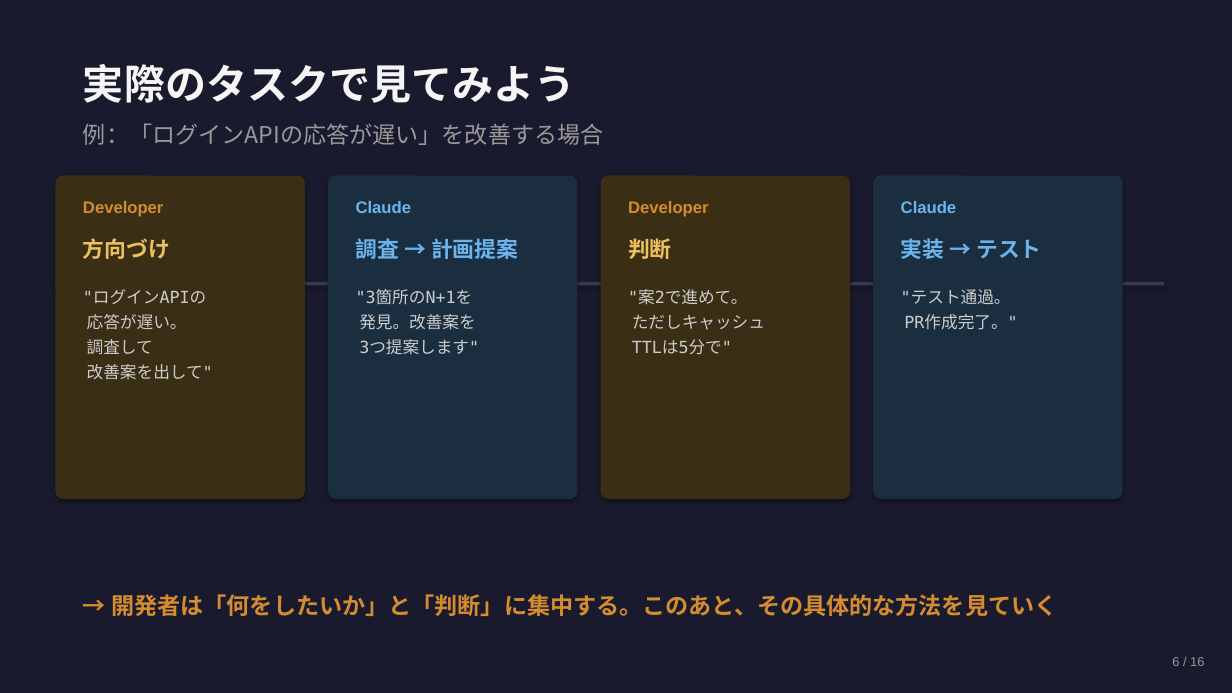
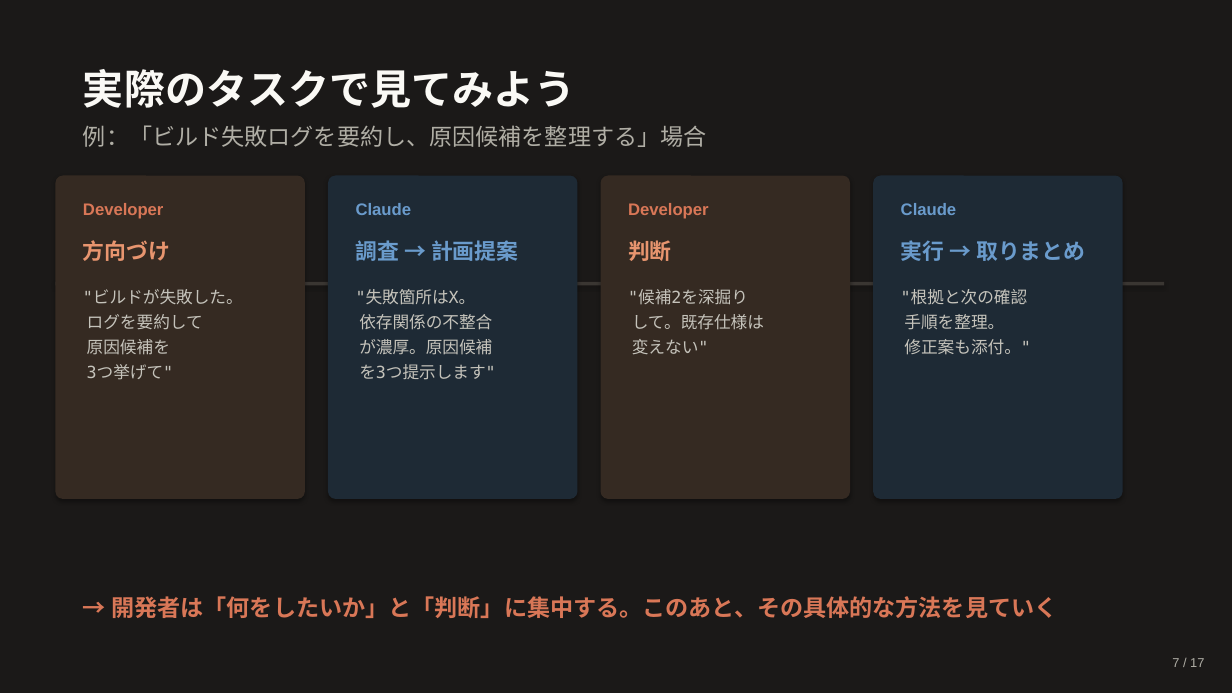
Before and after one commit to Ischca/zenn, a slide deck: slide 7 of slides/session1.pptx (slide 6 before the commit). Drawn at 1232x693 pixels with LibreOffice and Linux fonts; fonts in the diff are those of the drawing. Boxes give left, top, right and bottom in pixels: in the first picture for what was removed or moved away, otherwise in the second. Text is boxed around its words. In the diff, an @@ line names an element or a change of style, - is before the commit and + after.

```diff
--- a/slides/session1.pptx
+++ b/slides/session1.pptx
@@ background #1A1A2E to #1B1918 @@
@@ text "実際のタスクで見てみよう" at [83, 69, 576, 108]: text colour #F5F5F5 to #FAF9F5; line spacing 44.8pt to 48pt @@
@@ text at [83, 125, 707, 147]: text changed; text colour #999999 to #B0AEA5 @@
-例：「ログインAPIの応答が遅い」を改善する場合
+例：「ビルド失敗ログを要約し、原因候補を整理する」場合
@@ rounded rectangle at [55, 176, 305, 499]: fill #3A2E15 to #352A22 @@
@@ rounded rectangle at [328, 176, 578, 499]: fill #1A2E40 to #1E2A35 @@
@@ rounded rectangle at [601, 176, 850, 499]: fill #3A2E15 to #352A22 @@
@@ rounded rectangle at [873, 176, 1123, 499]: fill #1A2E40 to #1E2A35 @@
@@ text "Developer" at [83, 203, 163, 219]: text colour #D48C2E to #D97757; line spacing 18.2pt to 19.5pt @@
@@ text "Claude" at [356, 203, 412, 215]: text colour #6CB4EE to #6A9BCC; line spacing 18.2pt to 19.5pt @@
@@ text "Developer" at [628, 203, 708, 219]: text colour #D48C2E to #D97757; line spacing 18.2pt to 19.5pt @@
@@ text "Claude" at [901, 203, 957, 215]: text colour #6CB4EE to #6A9BCC; line spacing 18.2pt to 19.5pt @@
@@ text "方向づけ" at [83, 240, 170, 261]: text colour #F0C060 to #E8956F; line spacing 23.8pt to 25.5pt @@
@@ text "調査 → 計画提案" at [356, 240, 518, 261]: text colour #6CB4EE to #6A9BCC; line spacing 23.8pt to 25.5pt @@
@@ text "判断" at [628, 240, 672, 261]: text colour #F0C060 to #E8956F; line spacing 23.8pt to 25.5pt @@
@@ text at [901, 240, 1085, 261]: text changed; text colour #6CB4EE to #6A9BCC @@
-実装 → テスト
+実行 → 取りまとめ
@@ rounded rectangle at [55, 282, 1165, 286]: fill #353A50 to #3A3632 @@
@@ text at [83, 289, 243, 380]: text changed; text colour #CCCCCC to #C5C3BB @@
-"ログインAPIの
-応答が遅い。
-調査して
-改善案を出して"
+"ビルドが失敗した。
+ログを要約して
+原因候補を
+3つ挙げて"
@@ text at [356, 289, 496, 380]: text changed; text colour #CCCCCC to #C5C3BB @@
-"3箇所のN+1を
-発見。改善案を
-3つ提案します"
+"失敗箇所はX。
+依存関係の不整合
+が濃厚。原因候補
+を3つ提示します"
@@ text at [628, 289, 764, 355]: text changed; text colour #CCCCCC to #C5C3BB @@
-"案2で進めて。
-ただしキャッシュ
-TTLは5分で"
+"候補2を深掘り
+して。既存仕様は
+変えない"
@@ text at [901, 289, 1031, 355]: text changed; text colour #CCCCCC to #C5C3BB @@
-"テスト通過。
-PR作成完了。"
+"根拠と次の確認
+手順を整理。
+修正案も添付。"
@@ text "→ 開発者は「何をしたいか」と「判断」に集中する。このあと、その具体的な方法を見ていく" at [111, 596, 1057, 618]: text colour #D48C2E to #D97757; line spacing 25.2pt to 27pt @@
@@ text at [1172, 658, 1204, 667]: text changed; text colour #999999 to #B0AEA5 @@
-6 / 16
+7 / 17
```
Also in this commit, not shown: 15 other slides changed, 1 slide added, 1 other file.
